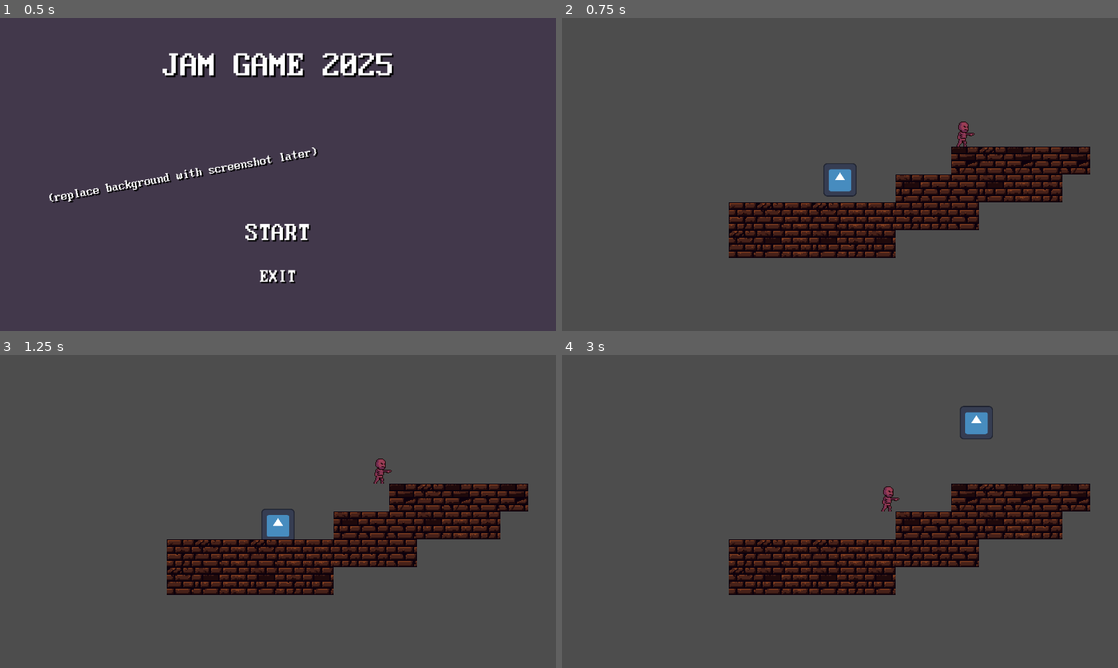
Above: before the commit, frames 1-4 (two rows, left to right).
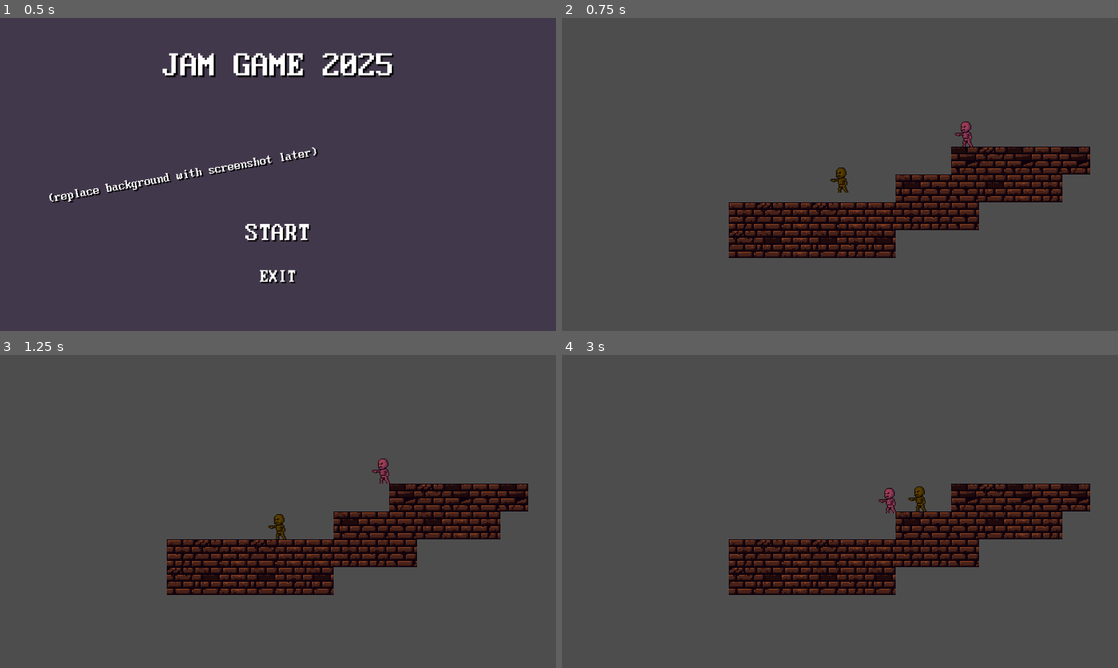
Above: after the commit, the same moments.

Repository: greatbrick0/GdFallJam2025
Game: Godot game, scene res://Scenes/main_menu.tscn
Two runs of this game, one before a commit and one after it. Both use one fixed random seed, a clock stepped at 60 frames per second and the inputs below. The engine's default icon, where the game draws it, is replaced by a stand-in: a white triangle on a blue panel in a dark square.
Inputs:
- Up to frame 1 (0.5 s): no input
- Up to frame 2 (0.75 s): click "START" at 0.5 s
- Up to frame 3 (1.25 s): no input
- Up to frame 4 (3 s): hold D (moveright) 1.28-2.78 s; tap Space (jump) at 1.52, 2.27 s; hold A (moveleft) from 2.78 s (still down)

Frame 1 is identical in both runs. In frame 2, 0.5% of the frame differs, in the area x 47-75%, y 33-58%; in frame 3, 0.5%; in frame 4, 0.7%, in the area x 56-78%, y 16-51%.

Commit message:
Added Facing Directions

Diff:
--- a/gdfalljam/Scenes/player.tscn
+++ b/gdfalljam/Scenes/player.tscn
@@ -1,19 +1,56 @@
-[gd_scene load_steps=4 format=3 uid="uid://uxmg7mq10mgq"]
+[gd_scene load_steps=9 format=3 uid="uid://uxmg7mq10mgq"]
 
 [ext_resource type="Script" uid="uid://csswtlckcwryr" path="res://Scripts/player.gd" id="1_cvnsp"]
-[ext_resource type="Texture2D" uid="uid://dj04untltawv3" path="res://icon.svg" id="1_v0iea"]
+[ext_resource type="Texture2D" uid="uid://db7mbv4tiseqr" path="res://Sprites/Skeleton_Type1.png" id="2_cvnsp"]
+
+[sub_resource type="AtlasTexture" id="AtlasTexture_pegji"]
+atlas = ExtResource("2_cvnsp")
+region = Rect2(0, 0, 23, 30)
+
+[sub_resource type="AtlasTexture" id="AtlasTexture_5abox"]
+atlas = ExtResource("2_cvnsp")
+region = Rect2(23, 0, 23, 30)
+
+[sub_resource type="AtlasTexture" id="AtlasTexture_v8sxu"]
+atlas = ExtResource("2_cvnsp")
+region = Rect2(46, 0, 23, 30)
+
+[sub_resource type="AtlasTexture" id="AtlasTexture_ks230"]
+atlas = ExtResource("2_cvnsp")
+region = Rect2(69, 0, 23, 30)
+
+[sub_resource type="SpriteFrames" id="SpriteFrames_6t5aa"]
+animations = [{
+"frames": [{
+"duration": 1.0,
+"texture": SubResource("AtlasTexture_pegji")
+}, {
+"duration": 1.0,
+"texture": SubResource("AtlasTexture_5abox")
+}, {
+"duration": 1.0,
+"texture": SubResource("AtlasTexture_v8sxu")
+}, {
+"duration": 1.0,
+"texture": SubResource("AtlasTexture_ks230")
+}],
+"loop": true,
+"name": &"default",
+"speed": 5.0
+}]
 
 [sub_resource type="RectangleShape2D" id="RectangleShape2D_cvnsp"]
-size = Vector2(64, 64)
+size = Vector2(32, 60)
 
 [node name="Player" type="CharacterBody2D"]
 script = ExtResource("1_cvnsp")
 
 [node name="Visuals" type="Node2D" parent="."]
 
-[node name="Sprite2D" type="Sprite2D" parent="Visuals"]
-scale = Vector2(0.6, 0.6)
-texture = ExtResource("1_v0iea")
+[node name="AnimatedSprite2D" type="AnimatedSprite2D" parent="Visuals"]
+modulate = Color(0.570313, 1, 0, 1)
+scale = Vector2(2, 2)
+sprite_frames = SubResource("SpriteFrames_6t5aa")
 
 [node name="CollisionShape2D" type="CollisionShape2D" parent="."]
 shape = SubResource("RectangleShape2D_cvnsp")
--- a/gdfalljam/Scripts/player.gd
+++ b/gdfalljam/Scripts/player.gd
@@ -16,7 +16,9 @@
 	var direction = Input.get_axis("moveleft", "moveright")
 	if direction:
 		velocity.x = direction * speed
+		facingRight = direction > 0
 	else:
 		velocity.x = move_toward(velocity.x, 0, speed)
 
+	$Visuals.scale.x = (1 if facingRight else -1)
 	move_and_slide()
--- a/gdfalljam/Scripts/skeleton.gd
+++ b/gdfalljam/Scripts/skeleton.gd
@@ -13,4 +13,5 @@
 	else:
 		velocity.x = speed * (1 if facingRight else -1)
 
+	$Visuals.scale.x = (1 if facingRight else -1)
 	move_and_slide()
